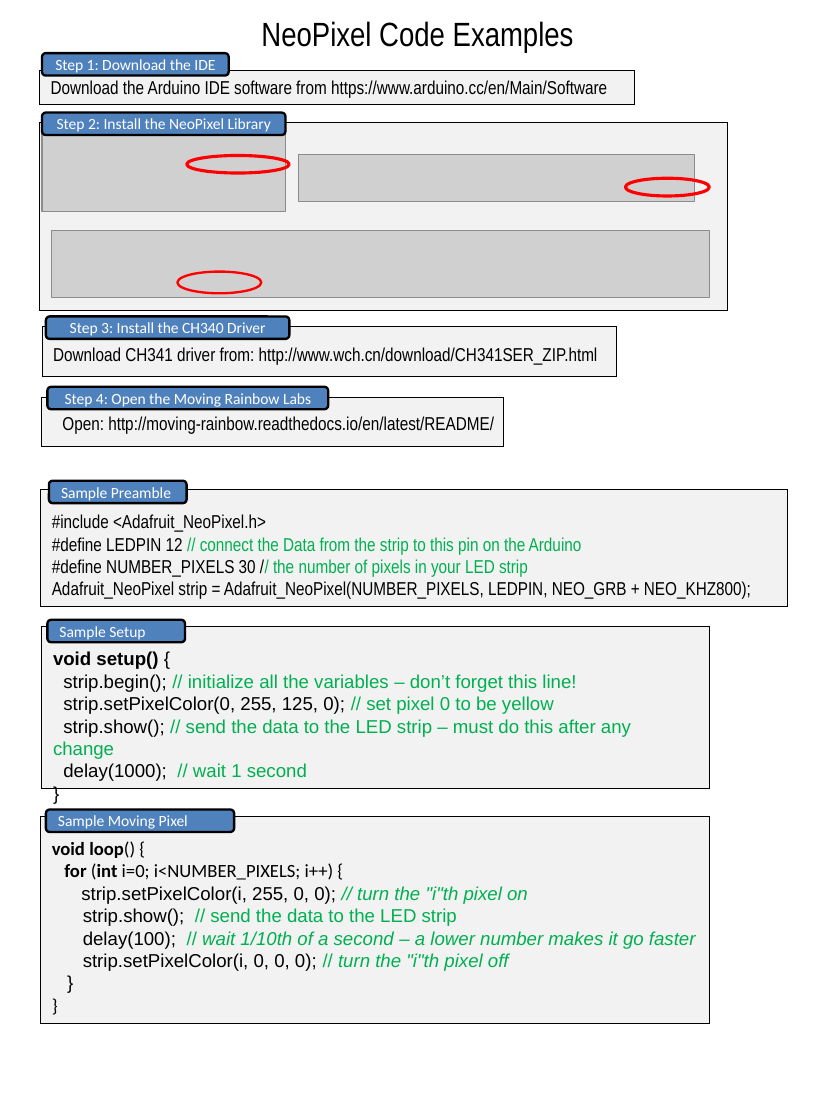
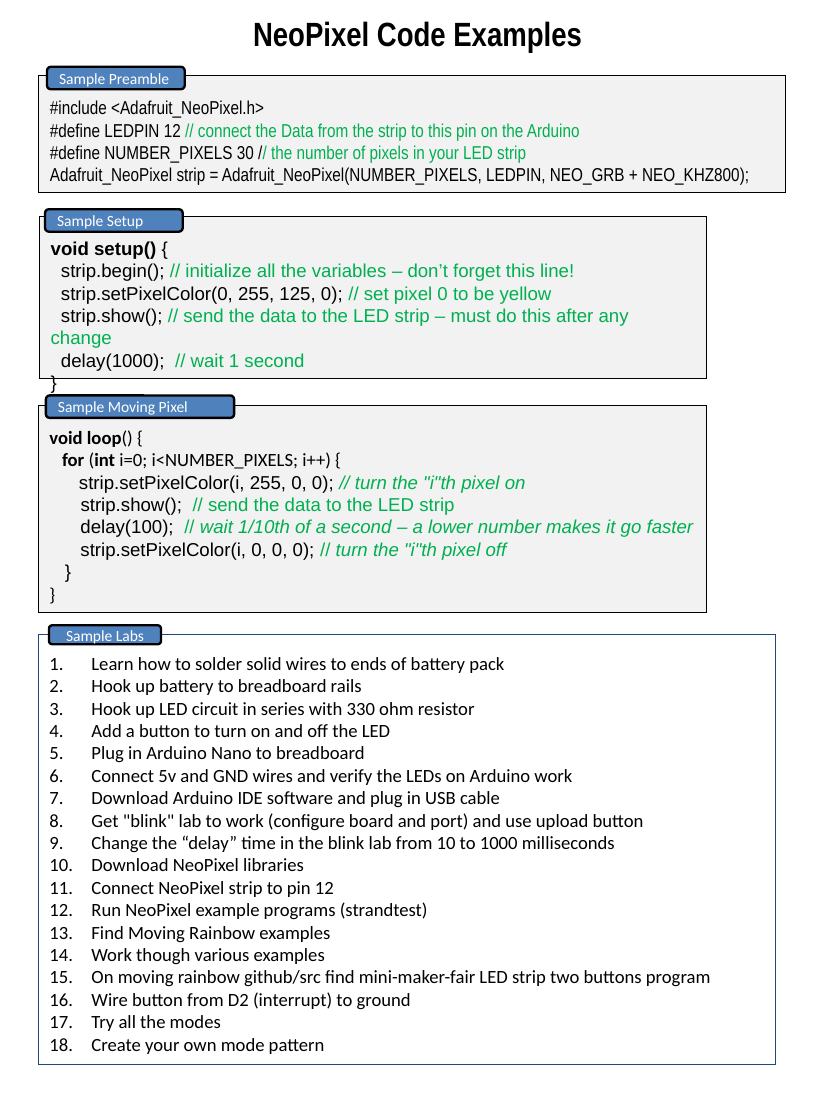
Before and after one commit to dmccreary/moving-rainbow, a slide deck: slide 2 of guide/2017-HackDay.pptx. Drawn at 840x1120 pixels with LibreOffice and Linux fonts; fonts in the diff are those of the drawing; grey boxes stand for pictures. Boxes give left, top, right and bottom in pixels: in the first picture for what was removed or moved away, otherwise in the second. Text is boxed around its words. In the diff, an @@ line names an element or a change of style, - is before the commit and + after.

```diff
--- a/guide/2017-HackDay.pptx
+++ b/guide/2017-HackDay.pptx
@@ title "NeoPixel Code Examples" at (253,21,582,52): bold on @@
@@ rounded rectangle removed at (43,53,230,75) @@
-Step 1: Download the IDE
@@ rectangle removed at (39,71,634,104) @@
-Download the Arduino IDE software from https://www.arduino.cc/en/Main/Software
@@ rounded rectangle removed at (43,113,286,136) @@
-Step 2: Install the NeoPixel Library
@@ rectangle removed at (39,122,728,310) @@
@@ picture removed at (43,123,286,212) @@
@@ ellipse removed at (187,156,290,174) @@
@@ picture removed at (299,155,694,202) @@
@@ ellipse removed at (625,178,709,196) @@
@@ rounded rectangle "Sample Setup": place and size @@
-rounded rectangle "Sample Setup" at (47,619,185,642)
+rounded rectangle "Sample Setup" at (45,209,183,232)
@@ rectangle "void setup() {": place and size @@
-rectangle "void setup() {" at (43,627,710,790)
+rectangle "void setup() {" at (39,216,707,379)
@@ picture removed at (52,231,710,298) @@
@@ ellipse removed at (177,271,261,292) @@
@@ rectangle removed at (43,327,617,376) @@
@@ rounded rectangle removed at (46,317,289,339) @@
-Step 3: Install the CH340 Driver
@@ text removed at (53,347,598,365) @@
-Download CH341 driver from: http://www.wch.cn/download/CH341SER_ZIP.html
@@ rounded rectangle removed at (47,386,328,409) @@
-Step 4: Open the Moving Rainbow Labs
@@ rectangle "void loop() {": place and size @@
-rectangle "void loop() {" at (40,816,709,1024)
+rectangle "void loop() {" at (38,405,707,613)
@@ rectangle removed at (43,398,504,447) @@
@@ 2 rounded rectangles, 1 rectangle: place and size @@
-2 rounded rectangles, 1 rectangle at (40,480,787,832)
+2 rounded rectangles, 1 rectangle at (39,67,786,418)
@@ text removed at (62,416,494,434) @@
-Open: http://moving-rainbow.readthedocs.io/en/latest/README/
@@ rounded rectangle added at (49,625,161,644), fill #4F81BD, outline #000000 1.5 pt, 10 pt, text #FFFFFF @@
+Sample Labs
@@ rectangle added at (38,635,775,1065), outline #1F497D 0.75 pt, 12 pt, text #000000 @@
+1. Learn how to solder solid wires to ends of battery pack
+2. Hook up battery to breadboard rails
+3. Hook up LED circuit in series with 330 ohm resistor
+4. Add a button to turn on and off the LED
+5. Plug in Arduino Nano to breadboard
+6. Connect 5v and GND wires and verify the LEDs on Arduino work
+7. Download Arduino IDE software and plug in USB cable
+8. Get "blink" lab to work (configure board and port) and use upload button
+9. Change the “delay” time in the blink lab from 10 to 1000 milliseconds
+10. Download NeoPixel libraries
+11. Connect NeoPixel strip to pin 12
+12. Run NeoPixel example programs (strandtest)
+13. Find Moving Rainbow examples
+14. Work though various examples
+15. On moving rainbow github/src find mini-maker-fair LED strip two buttons program
+16. Wire button from D2 (interrupt) to ground
+17. Try all the modes
+18. Create your own mode pattern
```
Also in this commit, not shown: 1 other slide changed.
